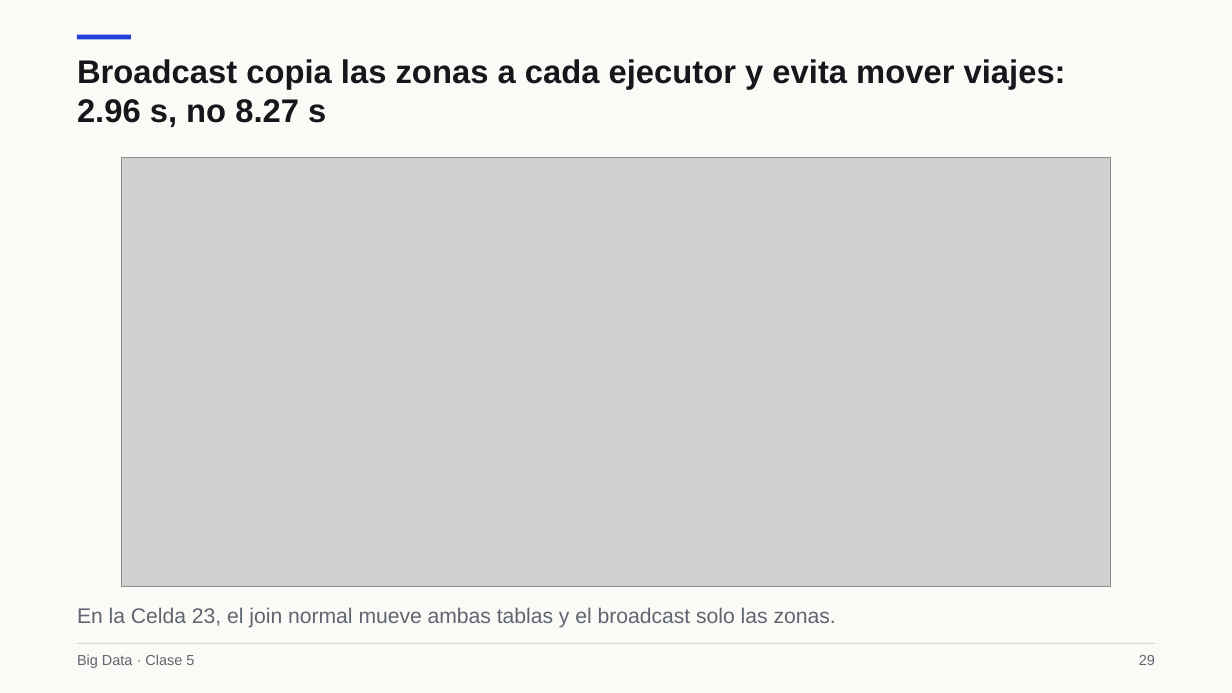
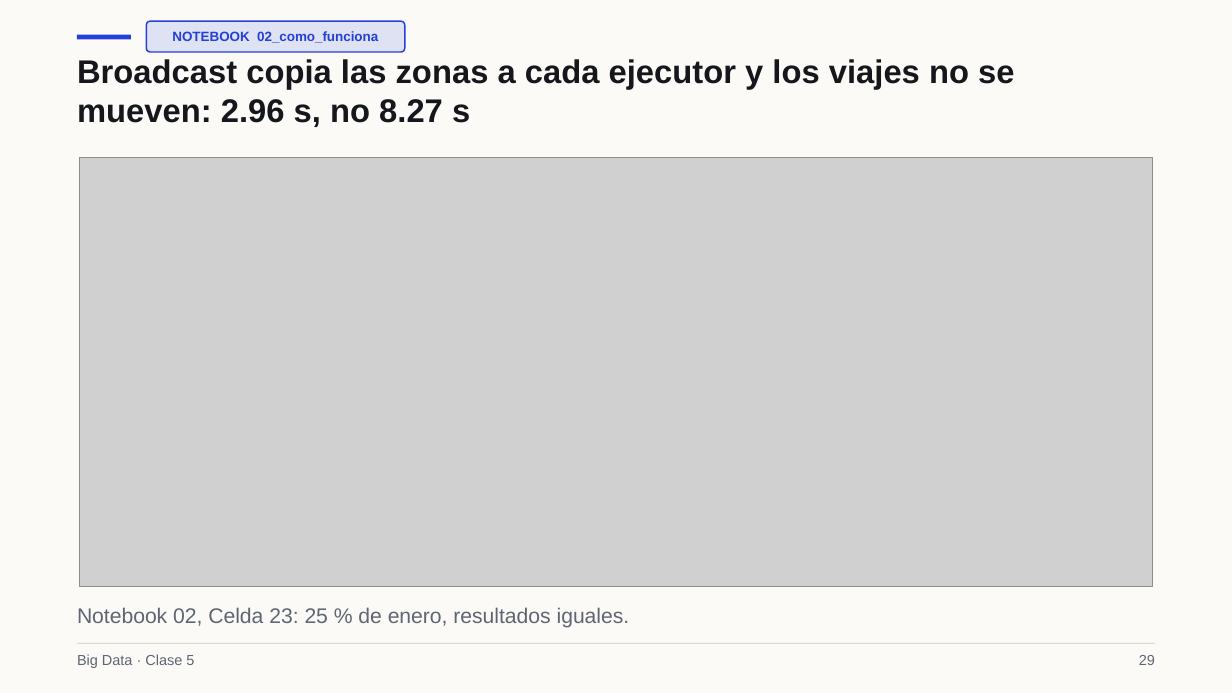
Before and after one commit to Apaezc/bigdata-udem-2026, a slide deck: slide 29 of curso/clase05/deck/slides.pptx. Drawn at 1232x693 pixels with LibreOffice and Linux fonts; fonts in the diff are those of the drawing; grey boxes stand for pictures. Boxes give left, top, right and bottom in pixels: in the first picture for what was removed or moved away, otherwise in the second. Text is boxed around its words. In the diff, an @@ line names an element or a change of style, - is before the commit and + after.

```diff
--- a/curso/clase05/deck/slides.pptx
+++ b/curso/clase05/deck/slides.pptx
@@ rounded rectangle added at [146, 21, 405, 52], fill #DFE2F2, outline #2340D8 1.12 pt @@
@@ text at [77, 59, 1014, 127]: text changed @@
-Broadcast copia las zonas a cada ejecutor y evita mover viajes: 2.96 s, no 8.27 s
+Broadcast copia las zonas a cada ejecutor y los viajes no se mueven: 2.96 s, no 8.27 s
@@ text added at [172, 31, 378, 43], 10.5 pt, text #2340D8, bold @@
+NOTEBOOK 02_como_funciona
@@ picture: place and size @@
-picture at [121, 158, 1111, 587]
+picture at [79, 158, 1152, 587]
@@ text at [77, 607, 630, 628]: text changed @@
-En la Celda 23, el join normal mueve ambas tablas y el broadcast solo las zonas.
+Notebook 02, Celda 23: 25 % de enero, resultados iguales.
```
Also in this commit, not shown: 26 other slides changed, 1 slide added, 1 slide removed, 13 other files.
